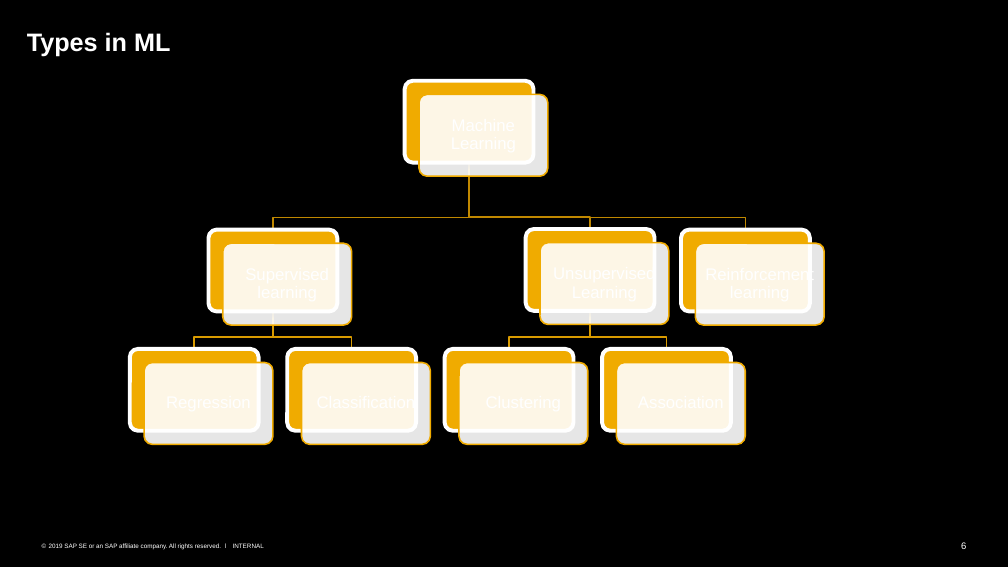
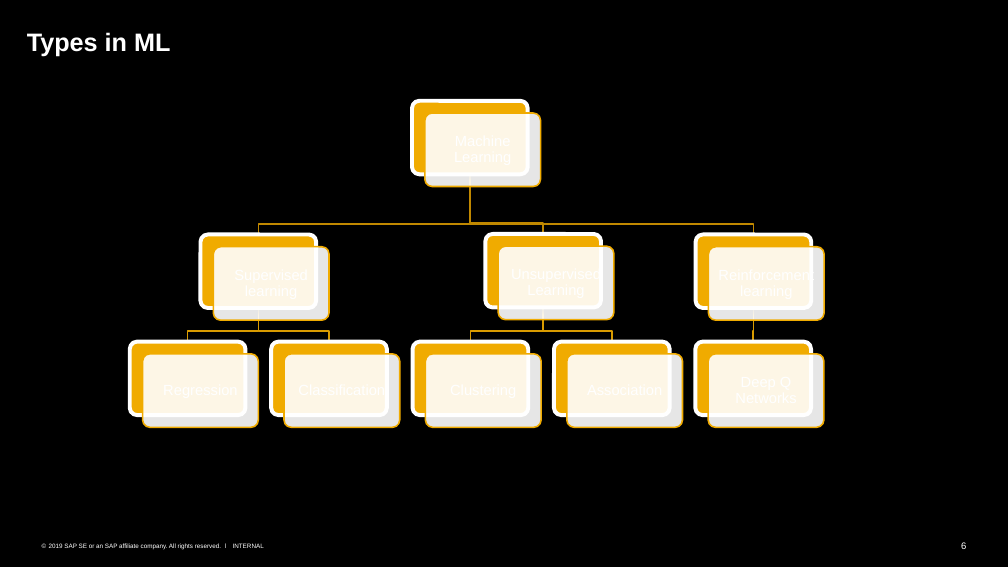
Before and after one commit to SherwinVarghese/Machine-Learning-TechknowSchool, a slide deck: slide 6 of 1. Intro To ML and Data Science/Overview.pptx. Drawn at 1008x567 pixels with LibreOffice and Linux fonts; fonts in the diff are those of the drawing. Boxes give left, top, right and bottom in pixels: in the first picture for what was removed or moved away, otherwise in the second. Text is boxed around its words. In the diff, an @@ line names an element or a change of style, - is before the commit and + after.

```diff
--- a/1. Intro To ML and Data Science/Overview.pptx
+++ b/1. Intro To ML and Data Science/Overview.pptx
@@ rounded rectangle: place and size @@
-rounded rectangle at (404,81,533,162)
+rounded rectangle at (412,100,527,174)
@@ rounded rectangle: place and size @@
-rounded rectangle at (419,94,547,176)
+rounded rectangle at (425,113,540,186)
@@ freeform shape: place and size @@
-freeform shape at (273,162,469,230)
+freeform shape at (258,175,470,235)
@@ freeform shape: place and size @@
-freeform shape at (469,162,746,230)
+freeform shape at (470,175,753,235)
@@ freeform shape: place and size @@
-freeform shape at (469,162,590,229)
+freeform shape at (470,175,543,234)
@@ rounded rectangle: place and size @@
-rounded rectangle at (209,230,337,311)
+rounded rectangle at (200,234,316,308)
@@ rounded rectangle: place and size @@
-rounded rectangle at (526,229,654,311)
+rounded rectangle at (485,233,601,307)
@@ rounded rectangle: place and size @@
-rounded rectangle at (681,230,809,311)
+rounded rectangle at (695,234,811,308)
@@ rounded rectangle: place and size @@
-rounded rectangle at (223,243,351,325)
+rounded rectangle at (213,246,329,320)
@@ rounded rectangle: place and size @@
-rounded rectangle at (540,243,668,324)
+rounded rectangle at (498,246,614,320)
@@ rounded rectangle: place and size @@
-rounded rectangle at (695,243,824,325)
+rounded rectangle at (708,246,824,320)
@@ freeform shape: place and size @@
-freeform shape at (194,311,273,349)
+freeform shape at (187,308,258,342)
@@ freeform shape: place and size @@
-freeform shape at (273,311,351,349)
+freeform shape at (258,308,329,342)
@@ freeform shape: place and size @@
-freeform shape at (590,311,666,348)
+freeform shape at (470,308,543,342)
@@ freeform shape: place and size @@
-freeform shape at (509,311,590,348)
+freeform shape at (543,308,612,342)
@@ freeform shape added at (750,308,757,342), outline #DA9B00 1.5 pt @@
@@ rounded rectangle: place and size @@
-rounded rectangle at (130,349,258,431)
+rounded rectangle at (130,342,246,415)
@@ rounded rectangle: place and size @@
-rounded rectangle at (144,363,273,444)
+rounded rectangle at (143,354,258,427)
@@ rounded rectangle: place and size @@
-rounded rectangle at (287,349,416,431)
+rounded rectangle at (271,342,387,415)
@@ rounded rectangle: place and size @@
-rounded rectangle at (301,363,430,444)
+rounded rectangle at (284,354,400,427)
@@ rounded rectangle: place and size @@
-rounded rectangle at (444,349,573,431)
+rounded rectangle at (413,342,528,415)
@@ rounded rectangle: place and size @@
-rounded rectangle at (459,363,587,444)
+rounded rectangle at (425,354,541,427)
@@ rounded rectangle: place and size @@
-rounded rectangle at (602,349,731,431)
+rounded rectangle at (554,342,669,415)
@@ rounded rectangle: place and size @@
-rounded rectangle at (617,363,745,444)
+rounded rectangle at (567,354,682,427)
@@ rounded rectangle added at (695,342,811,415), fill #F0AB00, outline #FFFFFF 3.75 pt @@
@@ rounded rectangle added at (708,354,824,427), fill #FFFFFF at 90% opacity, outline #F0AB00 1.5 pt @@
```
Also in this commit, not shown: 1 other slide changed.
